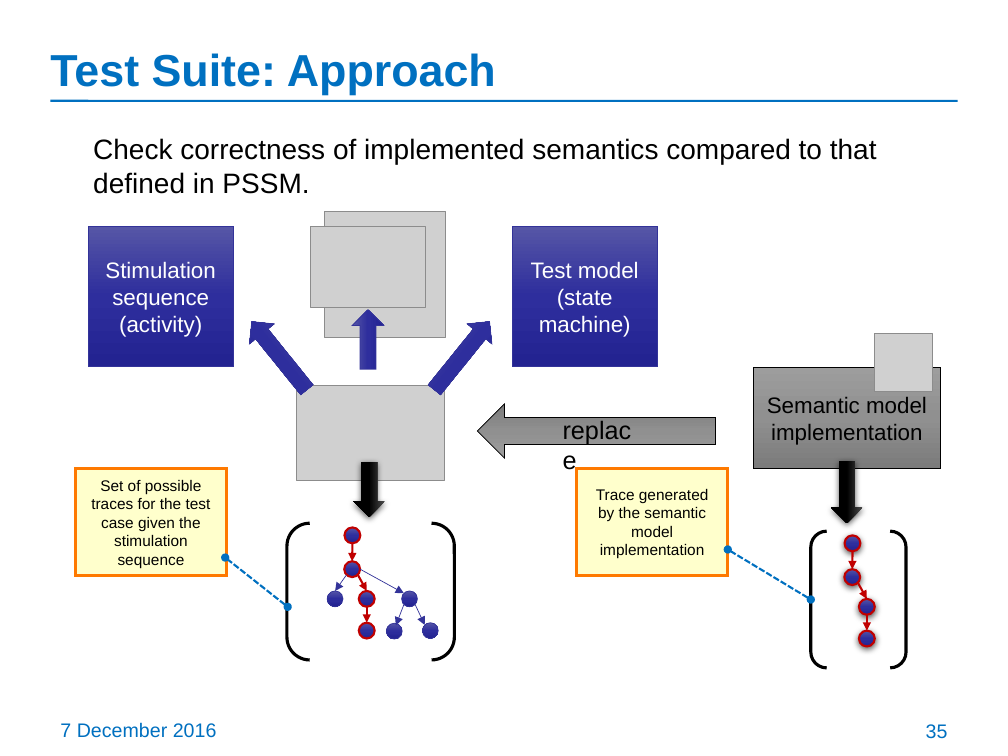
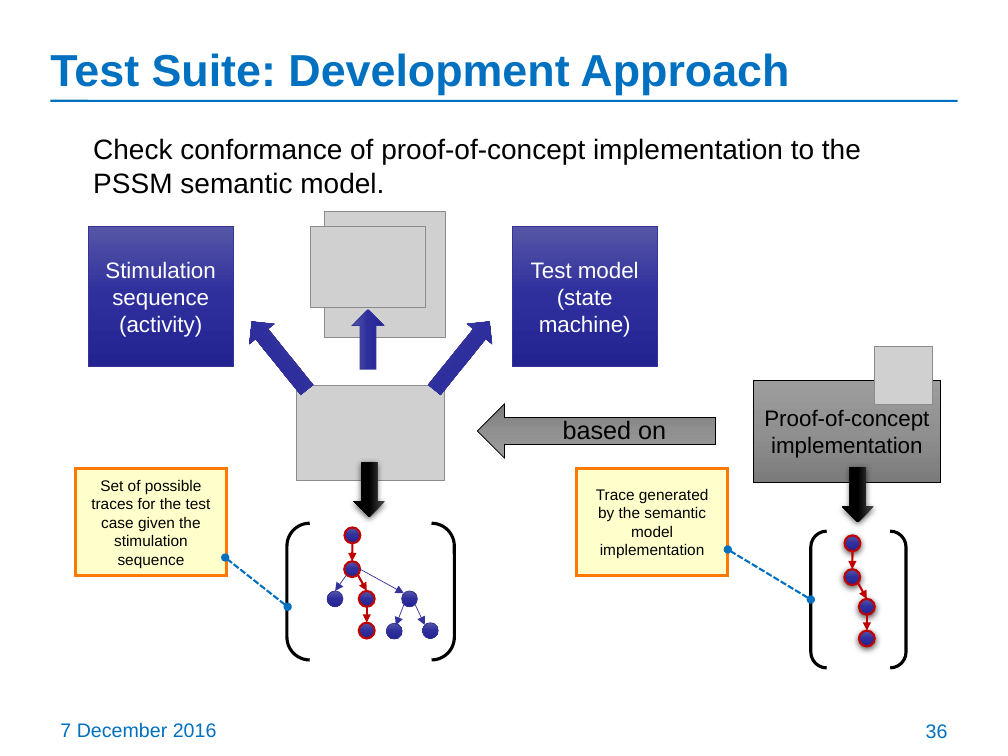
Before and after one commit to ModelDriven/PSSM, a slide deck: slide 36 of Presentations/20161207-Coronado-Meeting/PSSM-revised-submission.pptx (slide 35 before the commit). Drawn at 1008x756 pixels with LibreOffice and Linux fonts; fonts in the diff are those of the drawing; grey boxes stand for pictures. Boxes give left, top, right and bottom in pixels: in the first picture for what was removed or moved away, otherwise in the second. Text is boxed around its words. In the diff, an @@ line names an element or a change of style, - is before the commit and + after.

```diff
--- a/Presentations/20161207-Coronado-Meeting/PSSM-revised-submission.pptx
+++ b/Presentations/20161207-Coronado-Meeting/PSSM-revised-submission.pptx
@@ title at (50,53,789,95): text changed @@
-Test Suite: Approach
+Test Suite: Development Approach
@@ text at (93,138,861,194): text changed @@
-Check correctness of implemented semantics compared to that defined in PSSM.
+Check conformance of proof-of-concept implementation to the PSSM semantic model.
@@ picture: place and size @@
-picture at (875,334,933,392)
+picture at (875,347,933,405)
@@ rectangle "Proof-of-concept implementation": place and size @@
-rectangle "Proof-of-concept implementation" at (753,367,940,469)
+rectangle "Proof-of-concept implementation" at (753,380,940,482)
@@ text in rectangle at (764,410,929,458): text changed @@
-Semantic model implementation
+Proof-of-concept implementation
@@ text at (563,421,666,445): text changed @@
-replace
+based on
@@ right arrow: place and size @@
-right arrow at (831,461,862,524)
+right arrow at (843,467,874,522)
@@ page number at (926,724,948,739): text changed @@
-35
+36
```
Also in this commit, not shown: 2 other slides changed, 1 slide added.
